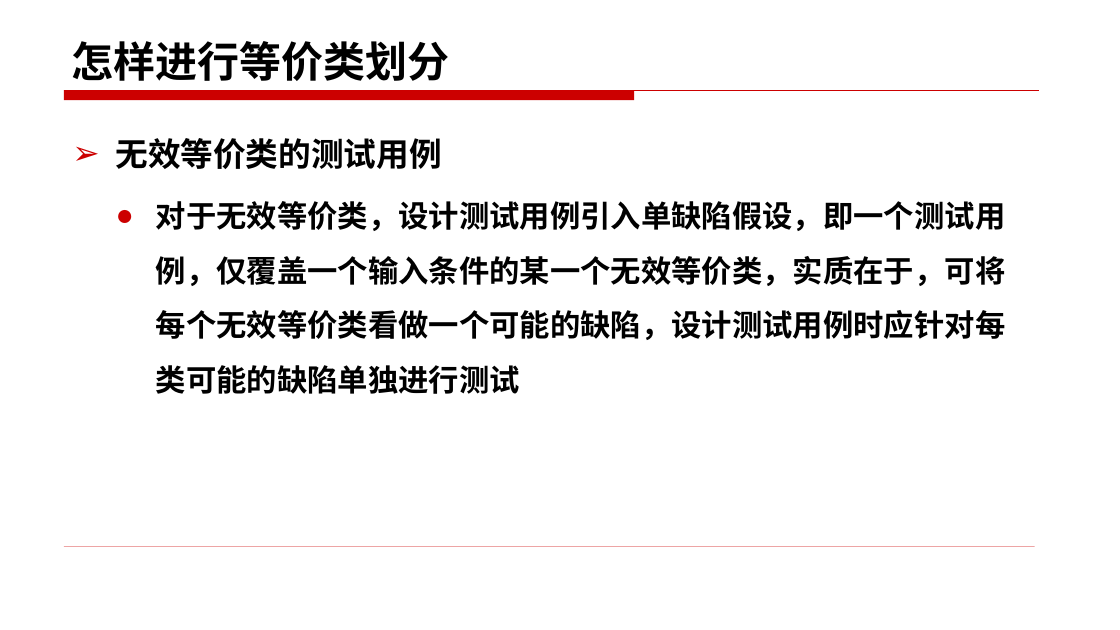
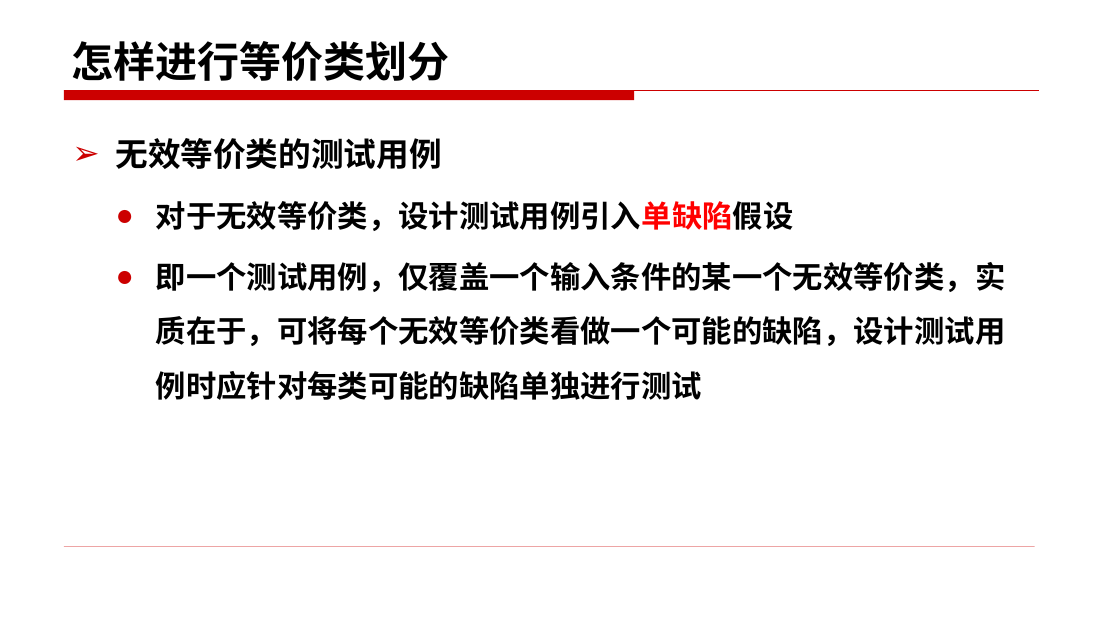
Before and after one commit to edu2act/course-foundation-software-tesing, a slide deck: slide 28 of materials/slides/3.1.pptx (slide 26 before the commit). Drawn at 1120x630 pixels with LibreOffice and Linux fonts; fonts in the diff are those of the drawing. Boxes give left, top, right and bottom in pixels: in the first picture for what was removed or moved away, otherwise in the second. Text is boxed around its words. In the diff, an @@ line names an element or a change of style, - is before the commit and + after.

```diff
--- a/materials/slides/3.1.pptx
+++ b/materials/slides/3.1.pptx
@@ text at (156,201,1006,400): text changed @@
-  ● 对于无效等价类，设计测试用例引入单缺陷假设，即一个测试用例，仅覆盖一个输入条件的某一个无效等价类，实质在于，可将每个无效等价类看做一个可能的缺陷，设计测试用例时应针对每类可能的缺陷单独进行测试
+  ● 对于无效等价类，设计测试用例引入单缺陷假设
+  ● 即一个测试用例，仅覆盖一个输入条件的某一个无效等价类，实质在于，可将每个无效等价类看做一个可能的缺陷，设计测试用例时应针对每类可能的缺陷单独进行测试
```
Also in this commit, not shown: 20 other slides changed, 2 slides added, 9 other files.
